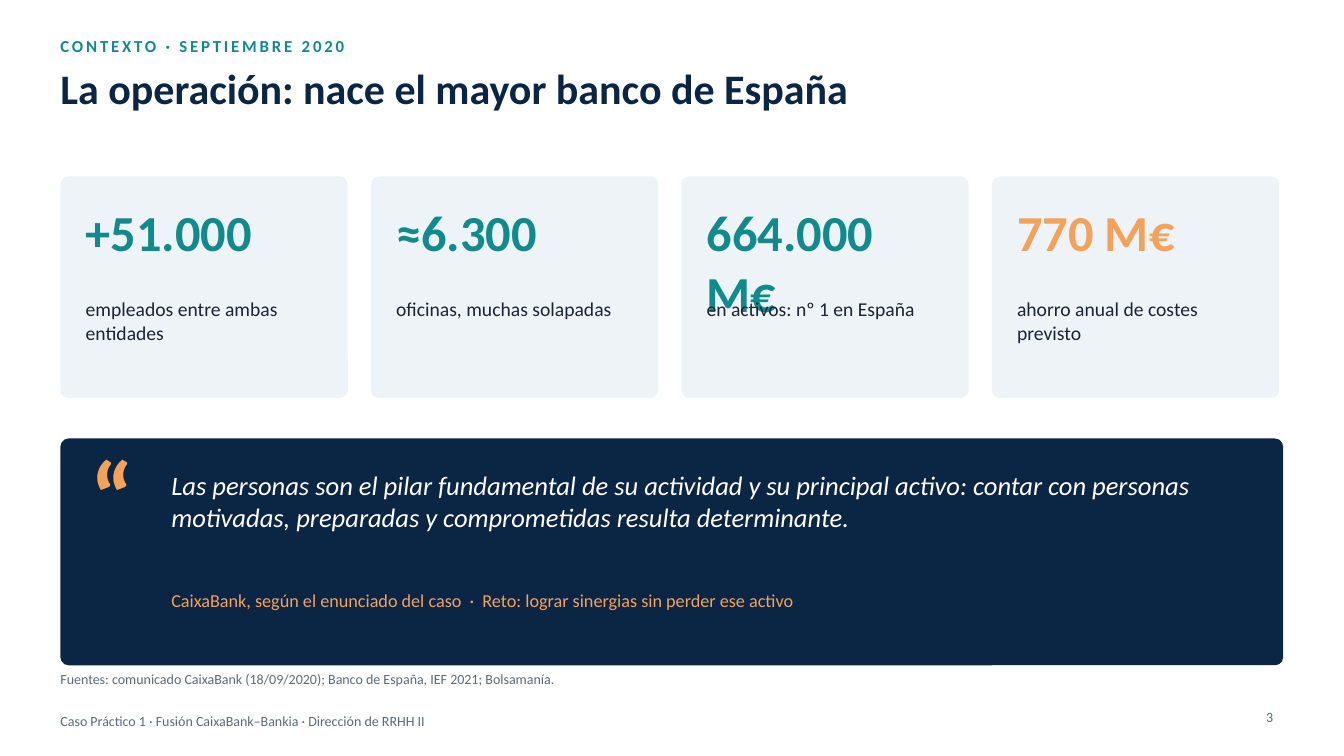
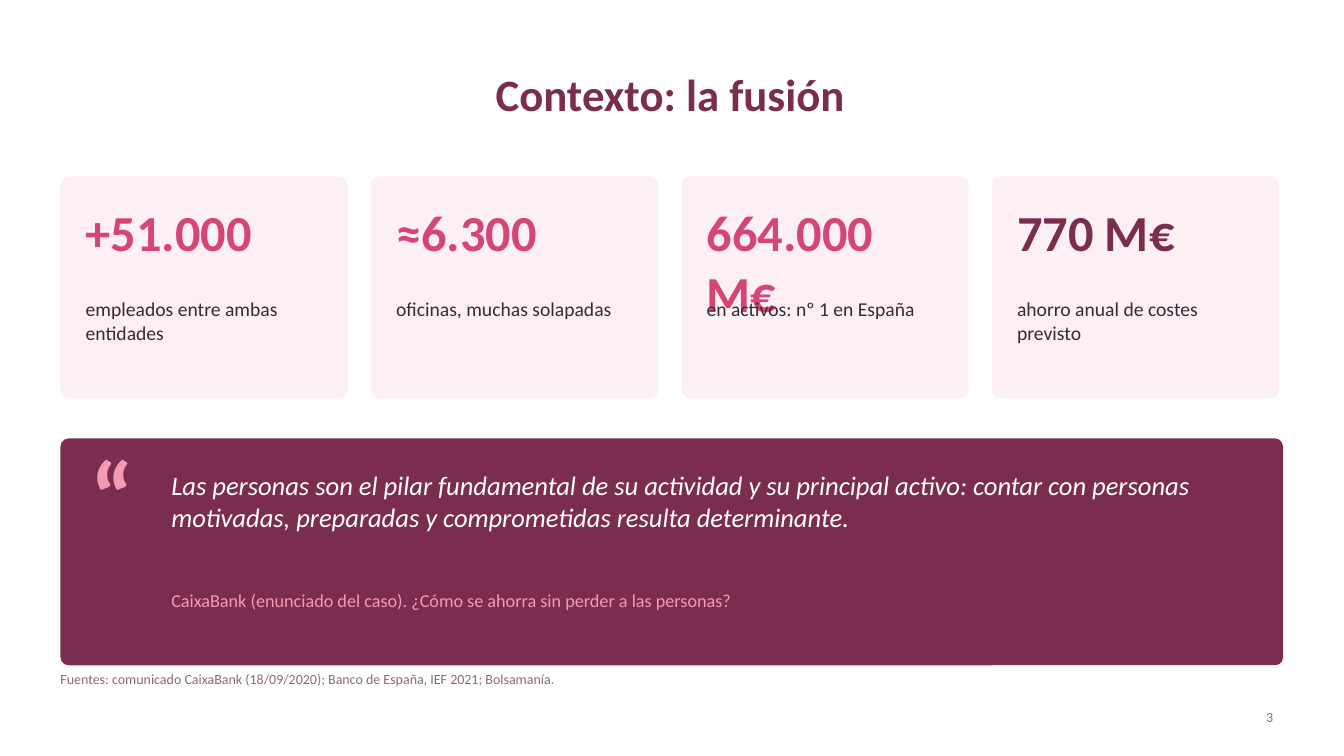
Before and after one commit to germancoortes/Ascensor, a slide deck: slide 3 of caso_caixabank_bankia/Presentacion_Fusion_CaixaBank_Bankia.pptx. Drawn at 1344x756 pixels with LibreOffice and Linux fonts; fonts in the diff are those of the drawing. Boxes give left, top, right and bottom in pixels: in the first picture for what was removed or moved away, otherwise in the second. Text is boxed around its words. In the diff, an @@ line names an element or a change of style, - is before the commit and + after.

```diff
--- a/caso_caixabank_bankia/Presentacion_Fusion_CaixaBank_Bankia.pptx
+++ b/caso_caixabank_bankia/Presentacion_Fusion_CaixaBank_Bankia.pptx
@@ text removed at [60, 41, 344, 52] @@
-CONTEXTO · SEPTIEMBRE 2020
@@ title removed at [60, 74, 848, 111] @@
-La operación: nace el mayor banco de España
@@ title added at [496, 79, 844, 112], 32 pt, text #7B2D4F, bold @@
+Contexto: la fusión
@@ fill #EEF3F7 to #FDF0F4 in 4 elements at [60, 176, 348, 398], [371, 176, 658, 398], [682, 176, 969, 398], [992, 176, 1279, 398] @@
@@ text colour #0F8B8D to #D6457A in 3 elements at [86, 218, 252, 252], [396, 216, 537, 252], [707, 216, 873, 316] @@
@@ text "770 M€" at [1017, 218, 1175, 252]: text colour #F4A259 to #7B2D4F @@
@@ text colour #1B2433 to #3A2A30 in 4 elements at [86, 302, 277, 340], [396, 302, 611, 319], [707, 300, 915, 319], [1017, 302, 1198, 343] @@
@@ rounded rectangle at [60, 439, 1284, 665]: fill #0B2545 to #7B2D4F @@
@@ text "“" at [91, 434, 171, 534]: text colour #F4A259 to #F59AB5 @@
@@ text at [171, 594, 731, 610]: text changed; text colour #F4A259 to #F59AB5 @@
-CaixaBank, según el enunciado del caso · Reto: lograr sinergias sin perder ese activo
+CaixaBank (enunciado del caso). ¿Cómo se ahorra sin perder a las personas?
@@ text "Fuentes: comunicado CaixaBank (18/09/2020); Banco ..." at [60, 674, 554, 686]: text colour #5C6B7A to #8A6B77 @@
@@ text removed at [60, 716, 425, 726] @@
-Caso Práctico 1 · Fusión CaixaBank–Bankia · Dirección de RRHH II
@@ page number at [1266, 713, 1273, 722]: text colour #5C6B7A to #8A6B77 @@
```
Also in this commit, not shown: 20 other slides changed, 1 slide added, 2 slides removed, 6 other files.
